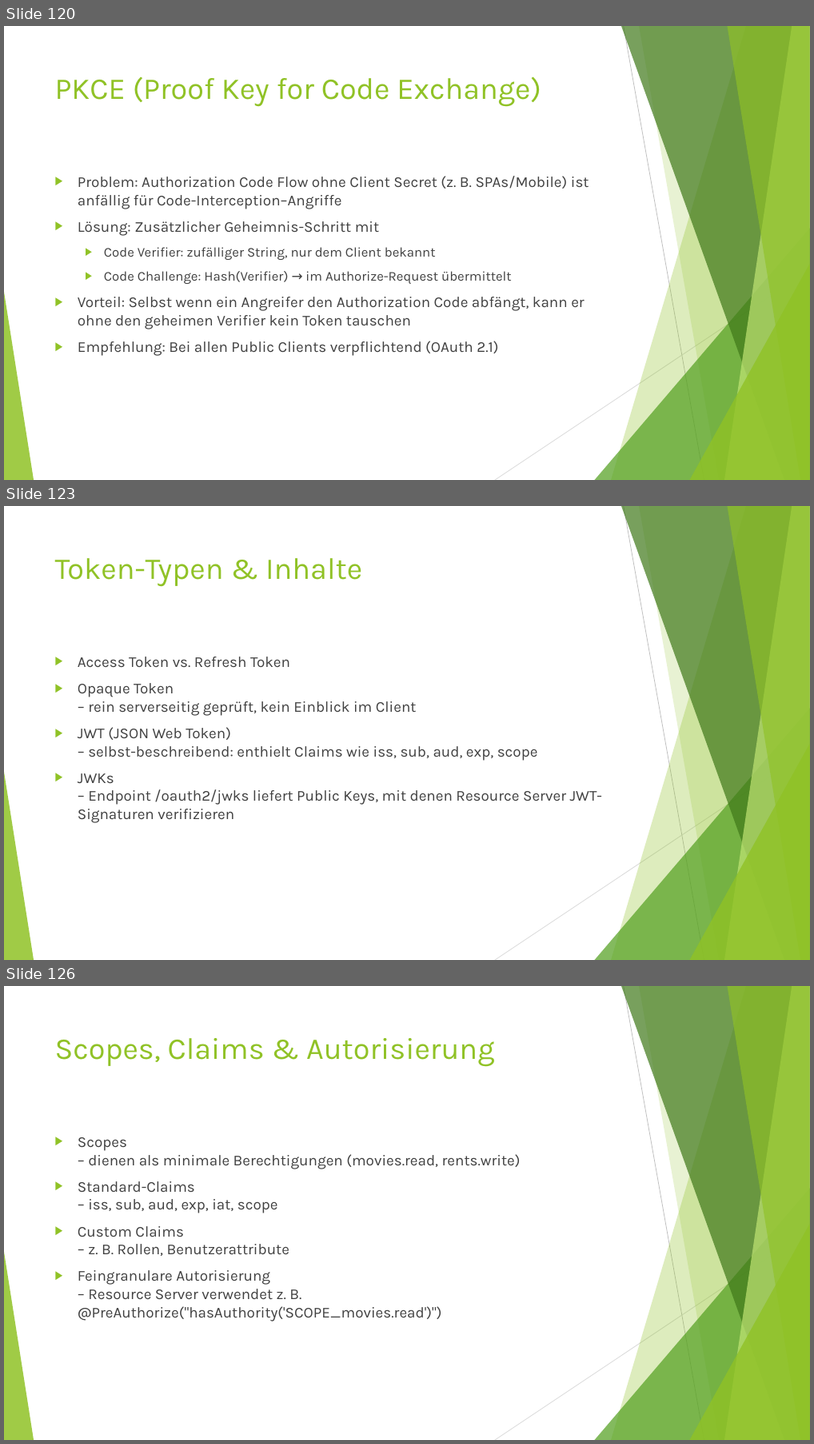
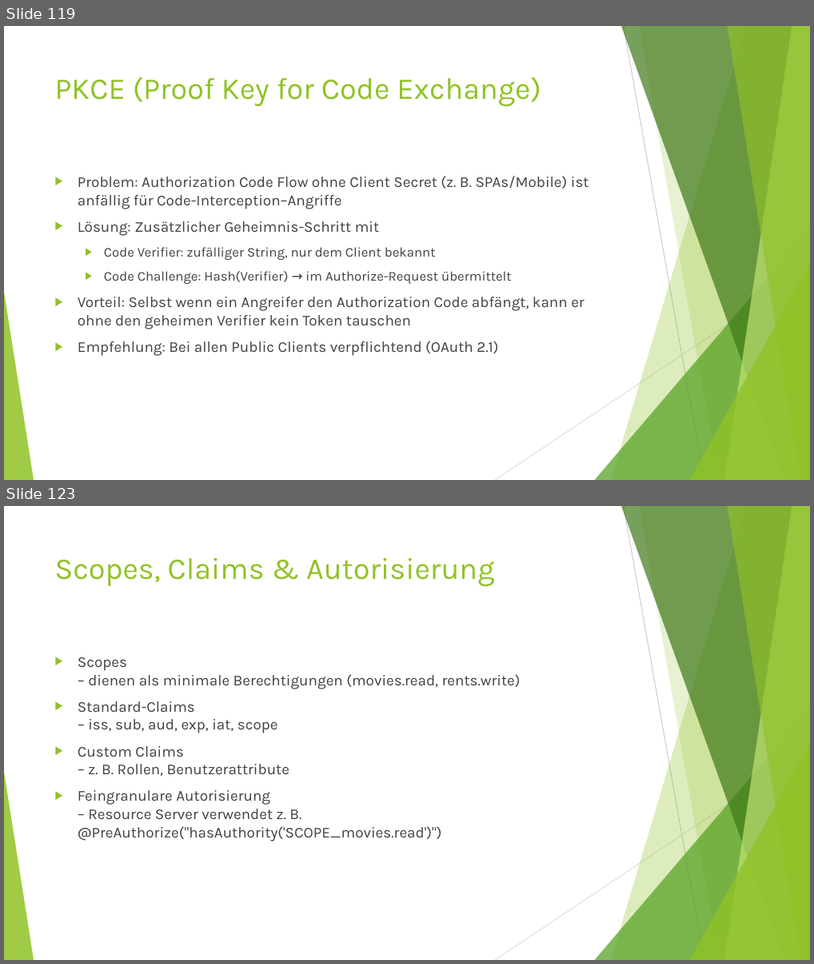
Before and after one commit to MichaelZett/20250708_Spring_Security, a slide deck: Spring_Security.pptx. Shown one above the other, each under a label of ours: slides 120, 123 and 126 before the commit, slides 119 and 123 after it; the slides between them are not shown. The pictures are 814x1444 and 814x964 pixels, drawn with LibreOffice and Linux fonts; fonts in the diff are those of the drawing. Boxes give left, top, right and bottom in pixels: in the first picture for what was removed or moved away, otherwise in the second. Text is boxed around its words. In the diff, an @@ line names an element or a change of style, - is before the commit and + after.

```diff
--- a/Spring_Security.pptx
+++ b/Spring_Security.pptx
@@ slide 123 removed at <box>4,506,810,960</box>, background #FFFFFF; not listed: 10 template elements that a slide beside it also shows @@
@@ title removed at <box>55,558,362,587</box> @@
-Token-Typen & Inhalte
@@ text removed at <box>78,656,603,823</box> @@
-▶ Access Token vs. Refresh Token
-▶ Opaque Token
-  – rein serverseitig geprüft, kein Einblick im Client
-▶ JWT (JSON Web Token)
-  – selbst-beschreibend: enthielt Claims wie iss, sub, aud, exp, scope
-▶ JWKs
-  – Endpoint /oauth2/jwks liefert Public Keys, mit denen Resource Server JWT-Signaturen verifizieren
@@ what was slide 120 is now slide 119 @@
@@ what was slide 126 is now slide 123 @@
```
Also in this commit, not shown: 8 slides changed, 4 slides added, 6 other slides removed.
